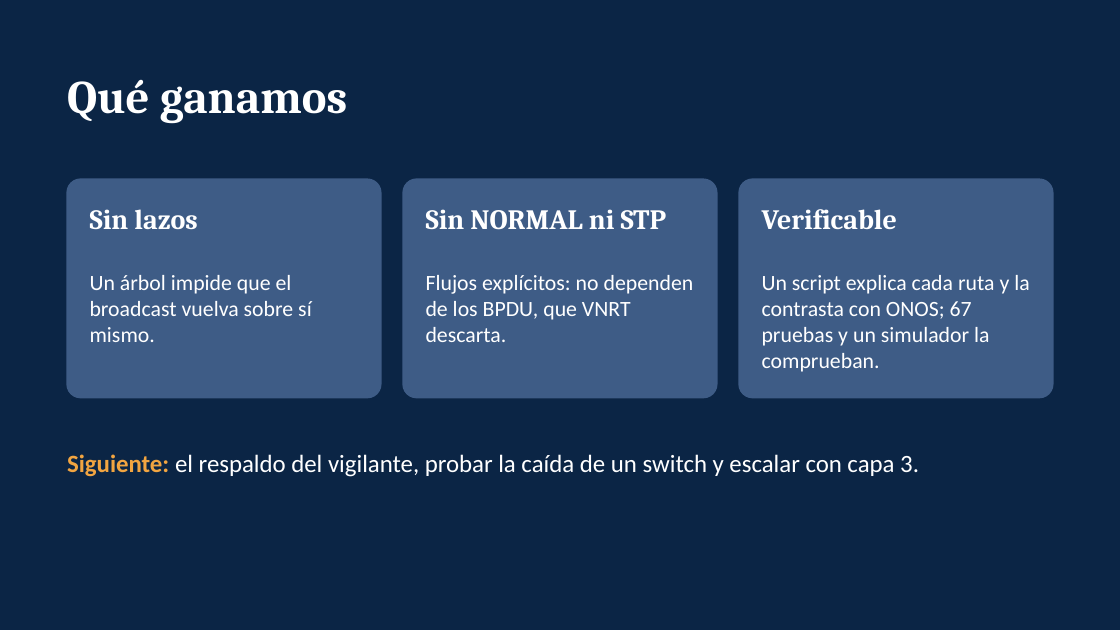
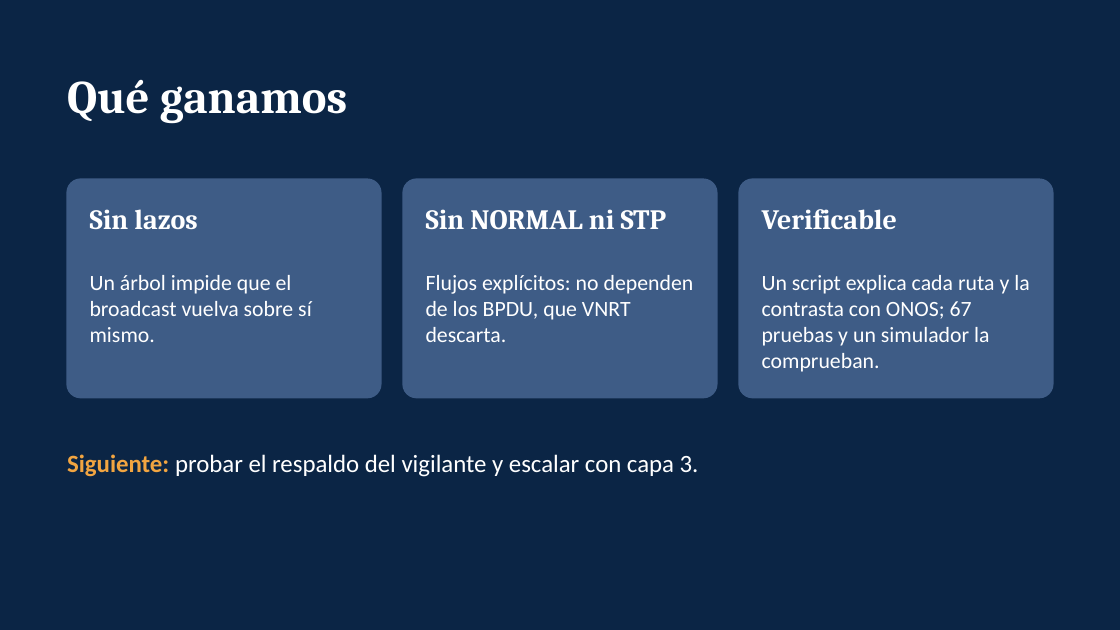
Before and after one commit to SergioAnderson123/proyecto-sdn, a slide deck: slide 14 of docs/Reenvio_proactivo_sin_STP.pptx (slide 13 before the commit). Drawn at 1120x630 pixels with LibreOffice and Linux fonts; fonts in the diff are those of the drawing. Boxes give left, top, right and bottom in pixels: in the first picture for what was removed or moved away, otherwise in the second. Text is boxed around its words. In the diff, an @@ line names an element or a change of style, - is before the commit and + after.

```diff
--- a/docs/Reenvio_proactivo_sin_STP.pptx
+++ b/docs/Reenvio_proactivo_sin_STP.pptx
@@ text at (67,454,699,477): text changed @@
-Siguiente: el respaldo del vigilante, probar la caída de un switch y escalar con capa 3.
+Siguiente: probar el respaldo del vigilante y escalar con capa 3.
```
Also in this commit, not shown: 1 other slide changed, 1 slide added.
